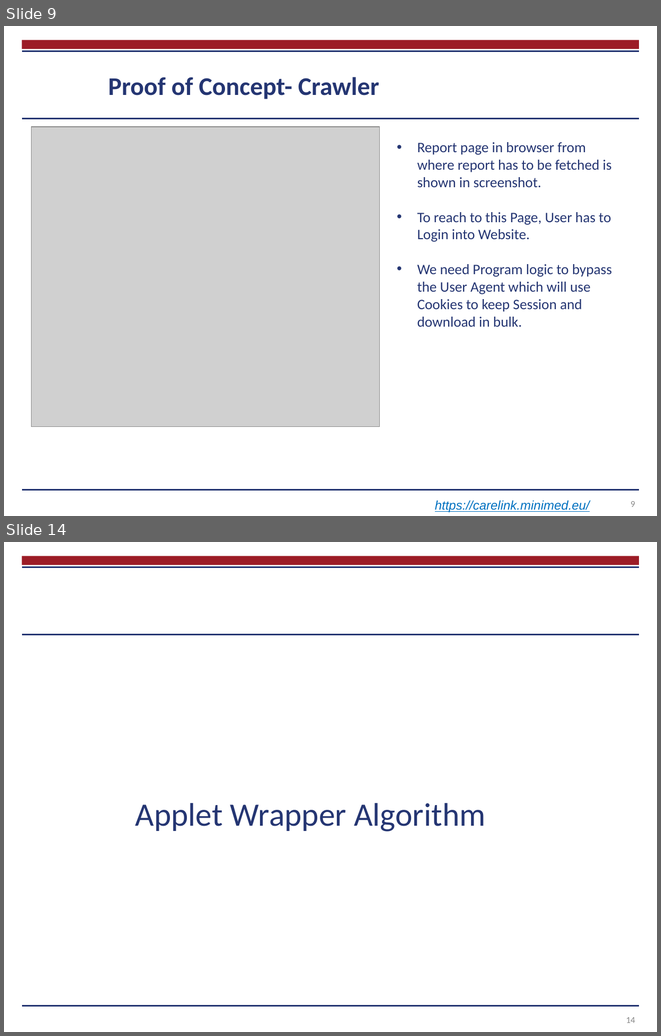
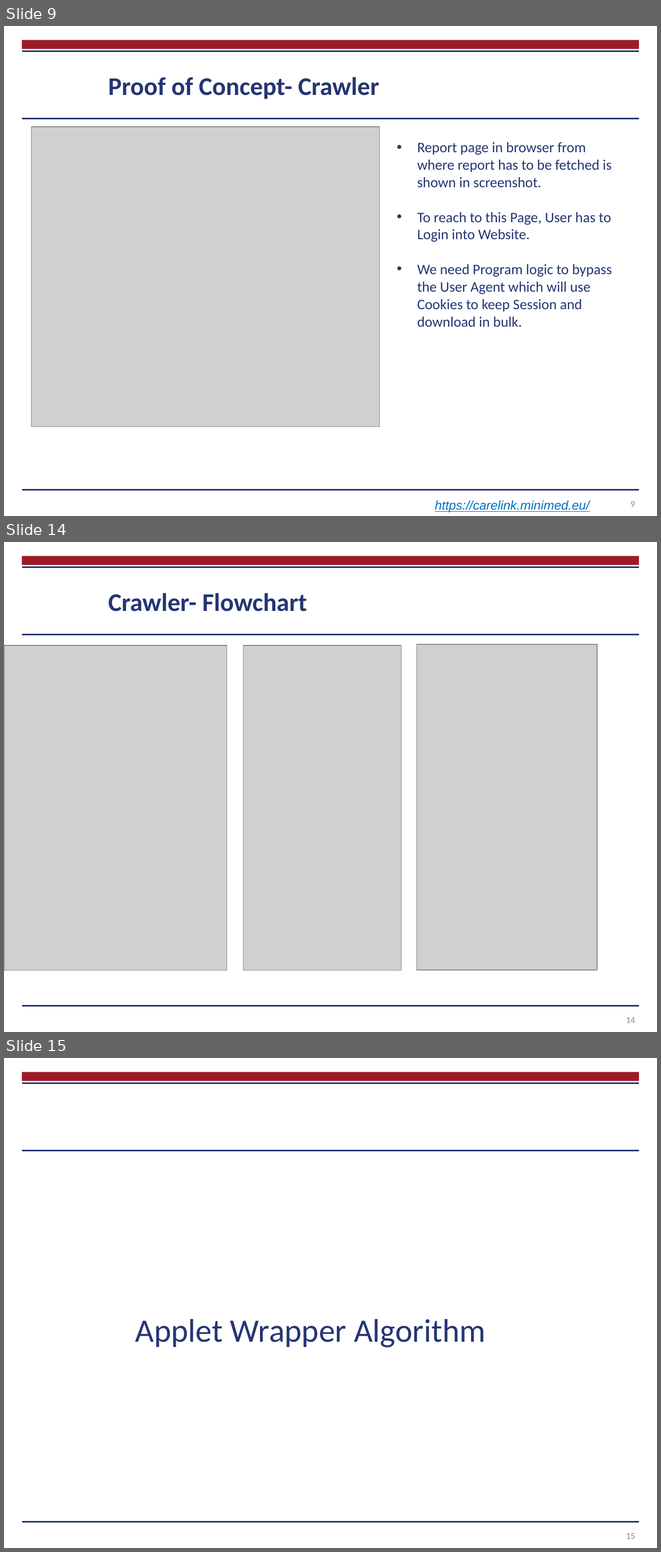
Before and after one commit to chikhalenakush/Report, a slide deck: Thesis presentation.pptx. Shown one above the other, each under a label of ours: slides 9 and 14 before the commit, slides 9, 14 and 15 after it; the slides between them are not shown. The pictures are 661x1036 and 661x1552 pixels, drawn with LibreOffice and Linux fonts; fonts in the diff are those of the drawing; grey boxes stand for pictures; background and template pictures are left out. Boxes give left, top, right and bottom in pixels: in the first picture for what was removed or moved away, otherwise in the second. Text is boxed around its words. In the diff, an @@ line names an element or a change of style, - is before the commit and + after.

```diff
--- a/Thesis presentation.pptx
+++ b/Thesis presentation.pptx
@@ slide 14 added at box(4, 542, 657, 1032), background #FFFFFF; not listed: 4 template elements that a slide beside it also shows @@
@@ title added at box(108, 593, 307, 611), 28 pt, text #243572, bold @@
+Crawler- Flowchart
@@ picture added at box(4, 645, 227, 970) @@
@@ picture added at box(244, 645, 402, 970) @@
@@ picture added at box(417, 644, 597, 970) @@
@@ page number added at box(626, 1017, 635, 1023), 10 pt, text #888888 @@
+14
@@ what was slide 14 is now slide 15 @@
@@ page number at box(626, 1533, 635, 1539): text changed @@
-14
+15
```
Also in this commit, not shown: 13 slides changed, 1 other slide added, 1 other file.
